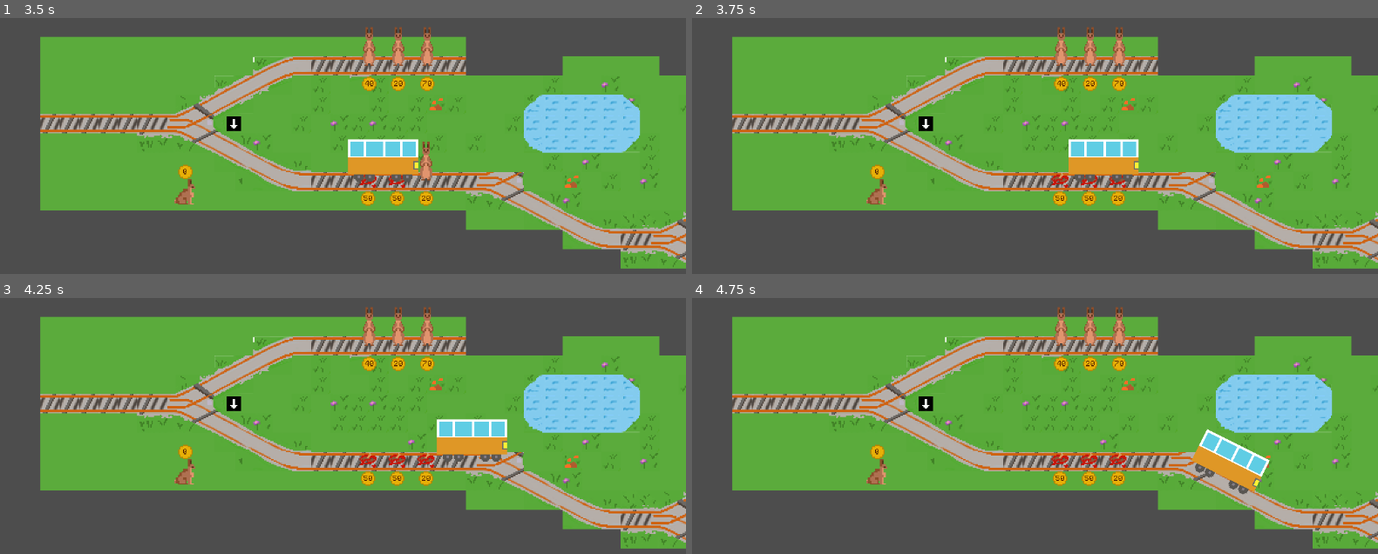
Above: before the commit, frames 1-4 (two rows, left to right).
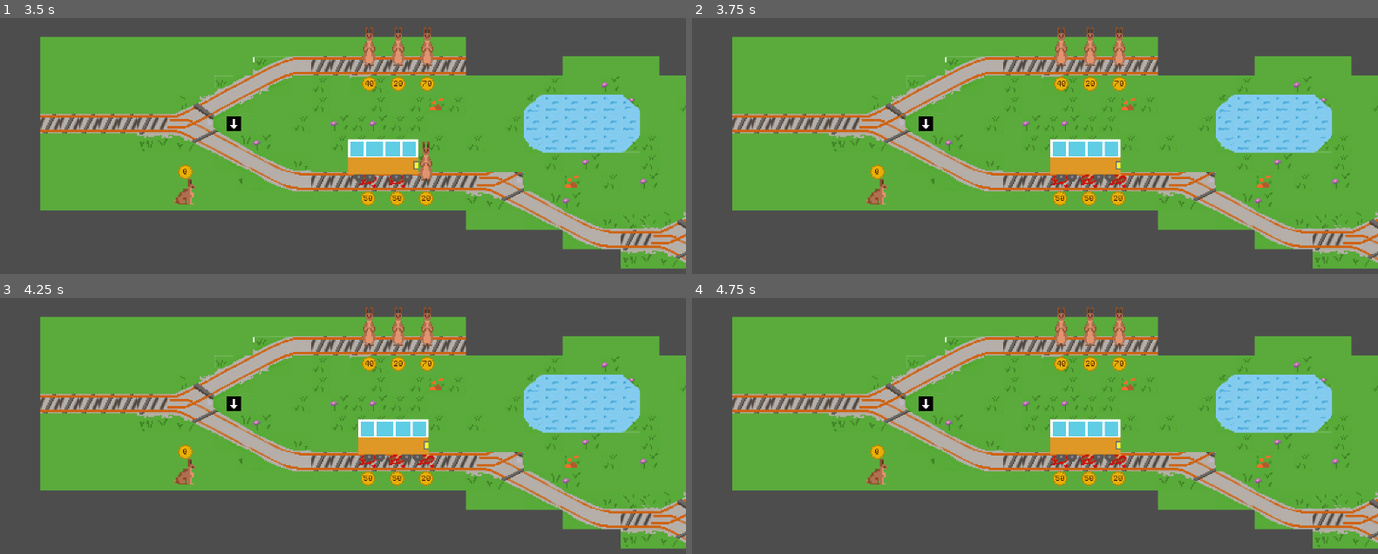
Above: after the commit, the same moments.

Repository: LiamCJ/frog_conductor
Game: Godot game, scene res://scenes/Main.tscn
Two runs of this game, one before a commit and one after it. Both use one fixed random seed, a clock stepped at 60 frames per second and the inputs below.
Inputs:
- Up to frame 1 (3.5 s): tap Enter at 0.5 s; hold W (speed) 0.53-1.28 s; tap Space (switch_tracks) at 1.35, 2.85 s; hold W (speed) 2.03-2.78 s
- Up to frame 2 (3.75 s): hold W (speed) from 3.53 s (still down)
- Up to frame 3 (4.25 s): keep holding W (speed)
- Up to frame 4 (4.75 s): release W (speed) at 4.28 s; tap Space (switch_tracks) at 4.35 s

Frame 1 is identical in both runs. In frame 2, 1.1% of the frame differs, in the area x 52-66%, y 47-64%; in frame 3, 3.1%; in frame 4, 3.1%, in the area x 52-85%, y 47-77%.

Commit message:
adjusted hit box

Diff:
--- a/scenes/characters/tram.tscn
+++ b/scenes/characters/tram.tscn
@@ -14,7 +14,7 @@
 }]
 
 [sub_resource type="RectangleShape2D" id="RectangleShape2D_siyof"]
-size = Vector2(58, 34)
+size = Vector2(53, 34)
 
 [node name="Tram" type="Area2D"]
 
@@ -24,5 +24,5 @@
 frame_progress = 0.599462
 
 [node name="CollisionShape2D" type="CollisionShape2D" parent="."]
-position = Vector2(0, -18)
+position = Vector2(-2.5, -18)
 shape = SubResource("RectangleShape2D_siyof")
